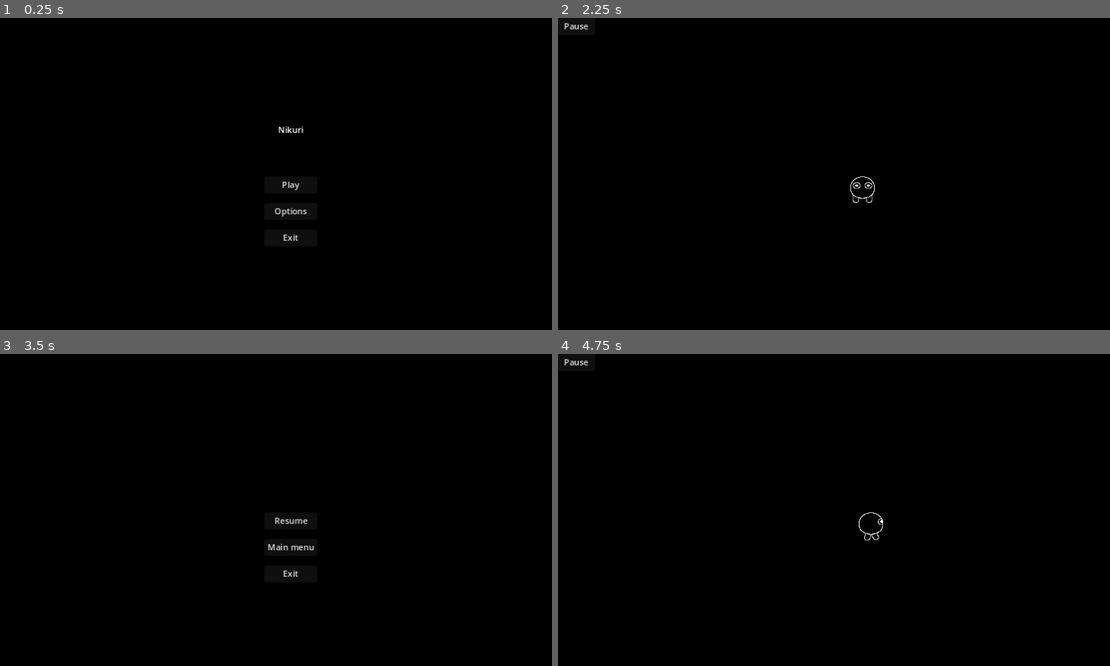
Above: before the commit, frames 1-4 (two rows, left to right).
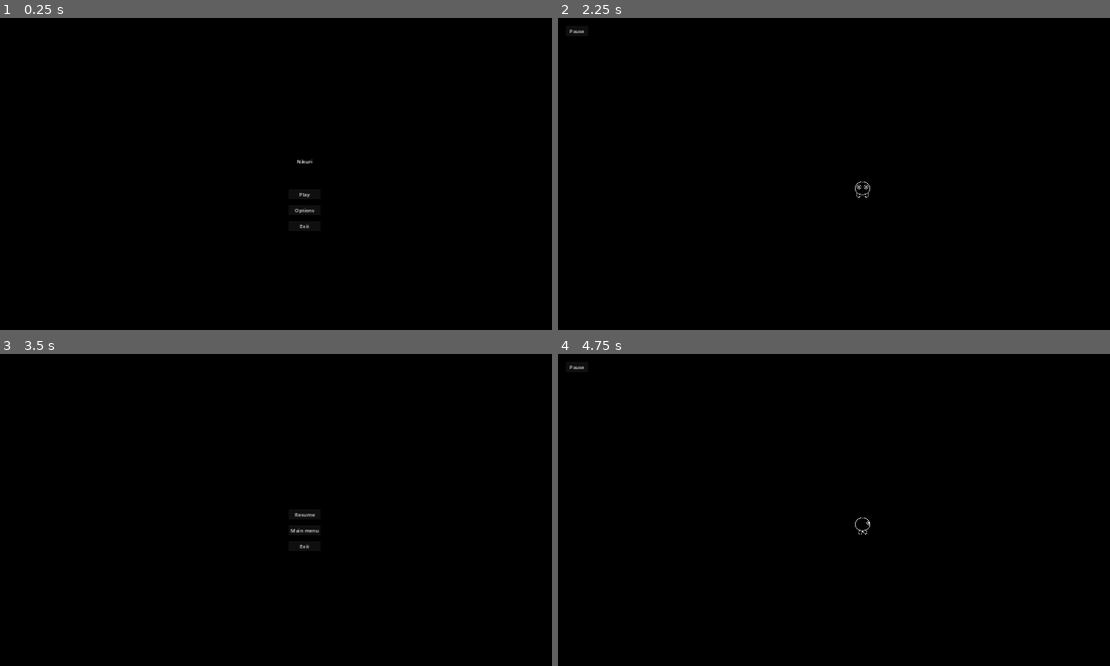
Above: after the commit, the same moments.

Repository: ondhan/nikuri
Game: Godot game, scene res://main_menu/main_menu.tscn
The game is run twice, just before and just after one commit, with the same random seed, the same clock (stepped at 60 frames per second) and the same inputs.
Inputs:
- Up to frame 1 (0.25 s): no input
- Up to frame 2 (2.25 s): click "Options" at 0.5 s; click "Back" at 1.25 s; click "Play" at 2 s
- Up to frame 3 (3.5 s): click "Pause" at 2.75 s
- Up to frame 4 (4.75 s): click "Resume" at 3.5 s; hold D (move_right) from 4.28 s (still down)

The runs differ from the first frame. In frame 1, 0.3% of the frame differs, in the area x 49-57%, y 34-72%; in frame 2, 0.2%; in frame 3, 0.3%, in the area x 48-58%, y 50-72%; in frame 4, 0.2%.

Commit message:
Update 10 - new resolution and window mode improvements
- resized resolution and all screens and menu elements aside from buttons and text
- improved the window selection button - the text now shows the chosen mode at all times

Diff:
--- a/game_screen/game_screen.gd
+++ b/game_screen/game_screen.gd
@@ -1,5 +1,6 @@
 extends Node2D
 
+var time = "day"
 
 # called when the node enters the scene tree for the first time
 func _ready() -> void:
@@ -23,3 +24,13 @@
 func _on_pause_button_pressed() -> void:
 	print("calling pause game on pause button")
 	get_node("Camera/CanvasLayer/PauseScreen")._pause_game()
+
+
+# changes day to night once timer stops
+func _on_timer_timeout() -> void:
+	if time == "day":
+		print("switching to night")
+		time = "night"
+	else:
+		print("switching to day")
+		time = "day"
--- a/game_screen/game_screen.tscn
+++ b/game_screen/game_screen.tscn
@@ -223,12 +223,34 @@
 radius = 24.0
 height = 50.0
 
+[sub_resource type="GDScript" id="GDScript_qqhcx"]
+script/source = "extends Camera2D
+
+
+var node_to_follow = null
+var smooth_amount = 0.1
+
+# Called when the node enters the scene tree for the first time.
+func _ready() -> void:
+	pass # Replace with function body.
+
+
+func set_follow_node(new_node):
+	node_to_follow = new_node
+
+
+# Called every frame. 'delta' is the elapsed time since the previous frame.
+func _process(delta: float) -> void:
+	if node_to_follow:
+		position = lerp(position, node_to_follow.position, smooth_amount)
+"
+
 [node name="GameScreen" type="Node2D"]
-position = Vector2(550, 300)
+position = Vector2(960, 540)
 script = ExtResource("1_10y4f")
 
 [node name="ColorRect" type="ColorRect" parent="."]
-custom_minimum_size = Vector2(1500, 1000)
+custom_minimum_size = Vector2(5760, 3240)
 anchors_preset = 15
 anchor_right = 1.0
 anchor_bottom = 1.0
@@ -242,22 +264,22 @@
 
 [node name="WorldBoundary" type="StaticBody2D" parent="."]
 
-[node name="CollisionShape2D" type="CollisionShape2D" parent="WorldBoundary"]
-position = Vector2(-727, -21)
+[node name="left" type="CollisionShape2D" parent="WorldBoundary"]
+position = Vector2(-2877, -1525)
 rotation = 1.5708
 shape = SubResource("WorldBoundaryShape2D_y70dm")
 
-[node name="CollisionShape2D4" type="CollisionShape2D" parent="WorldBoundary"]
-position = Vector2(-24, 467)
-shape = SubResource("WorldBoundaryShape2D_y70dm")
-
-[node name="CollisionShape2D2" type="CollisionShape2D" parent="WorldBoundary"]
-position = Vector2(22, -476)
+[node name="top" type="CollisionShape2D" parent="WorldBoundary"]
+position = Vector2(-2775, -1616)
 rotation = 3.14159
 shape = SubResource("WorldBoundaryShape2D_y70dm")
 
-[node name="CollisionShape2D3" type="CollisionShape2D" parent="WorldBoundary"]
-position = Vector2(725, -17)
+[node name="bottom" type="CollisionShape2D" parent="WorldBoundary"]
+position = Vector2(2785, 1617)
+shape = SubResource("WorldBoundaryShape2D_y70dm")
+
+[node name="right" type="CollisionShape2D" parent="WorldBoundary"]
+position = Vector2(2877, 1529)
 rotation = 4.71239
 shape = SubResource("WorldBoundaryShape2D_y70dm")
 
@@ -277,13 +299,19 @@
 remote_path = NodePath("../../Camera")
 
 [node name="Camera" type="Camera2D" parent="."]
-limit_left = -195
-limit_top = -190
-limit_right = 1290
-limit_bottom = 795
+limit_left = -1920
+limit_top = -1080
+limit_right = 3840
+limit_bottom = 2160
 editor_draw_limits = true
+script = SubResource("GDScript_qqhcx")
 
 [node name="CanvasLayer" type="CanvasLayer" parent="Camera"]
+
+[node name="Timer" type="Timer" parent="Camera/CanvasLayer"]
+process_callback = 0
+wait_time = 5.0
+autostart = true
 
 [node name="PauseButton" type="Button" parent="Camera/CanvasLayer"]
 anchors_preset = 8
@@ -291,10 +319,10 @@
 anchor_top = 0.5
 anchor_right = 0.5
 anchor_bottom = 0.5
-offset_left = -576.0
-offset_top = -324.0
-offset_right = -506.0
-offset_bottom = -293.0
+offset_left = -935.0
+offset_top = -515.0
+offset_right = -865.0
+offset_bottom = -484.0
 grow_horizontal = 2
 grow_vertical = 2
 text = "Pause"
@@ -302,11 +330,11 @@
 [node name="PauseScreen" type="Node2D" parent="Camera/CanvasLayer"]
 process_mode = 2
 visible = false
-position = Vector2(550, 300)
+position = Vector2(960, 540)
 script = ExtResource("2_boxpe")
 
 [node name="ColorRect" type="ColorRect" parent="Camera/CanvasLayer/PauseScreen"]
-custom_minimum_size = Vector2(1500, 1000)
+custom_minimum_size = Vector2(2500, 2000)
 anchors_preset = 15
 anchor_right = 1.0
 anchor_bottom = 1.0
@@ -319,6 +347,20 @@
 color = Color(0, 0, 0, 1)
 
 [node name="ResumeButton" type="Button" parent="Camera/CanvasLayer/PauseScreen"]
+anchors_preset = 8
+anchor_left = 0.5
+anchor_top = 0.5
+anchor_right = 0.5
+anchor_bottom = 0.5
+offset_left = -50.0
+offset_top = -50.0
+offset_right = 50.0
+offset_bottom = -19.0
+grow_horizontal = 2
+grow_vertical = 2
+text = "Resume"
+
+[node name="MainMenuButton" type="Button" parent="Camera/CanvasLayer/PauseScreen"]
 anchors_preset = 8
 anchor_left = 0.5
 anchor_top = 0.5
@@ -329,9 +371,9 @@
 offset_bottom = 31.0
 grow_horizontal = 2
 grow_vertical = 2
-text = "Resume"
-
-[node name="MainMenuButton" type="Button" parent="Camera/CanvasLayer/PauseScreen"]
+text = "Main menu"
+
+[node name="ExitButton" type="Button" parent="Camera/CanvasLayer/PauseScreen"]
 anchors_preset = 8
 anchor_left = 0.5
 anchor_top = 0.5
@@ -343,22 +385,21 @@
 offset_bottom = 81.0
 grow_horizontal = 2
 grow_vertical = 2
-text = "Main menu"
-
-[node name="ExitButton" type="Button" parent="Camera/CanvasLayer/PauseScreen"]
-anchors_preset = 8
-anchor_left = 0.5
-anchor_top = 0.5
-anchor_right = 0.5
-anchor_bottom = 0.5
-offset_left = -50.0
-offset_top = 100.0
-offset_right = 50.0
-offset_bottom = 131.0
-grow_horizontal = 2
-grow_vertical = 2
 text = "Exit"
 
+[node name="DayIcon" type="TextureRect" parent="Camera/CanvasLayer"]
+offset_left = 100.0
+offset_top = 25.0
+offset_right = 140.0
+offset_bottom = 65.0
+
+[node name="NightIcon" type="TextureRect" parent="Camera/CanvasLayer"]
+offset_left = 100.0
+offset_top = 25.0
+offset_right = 140.0
+offset_bottom = 65.0
+
+[connection signal="timeout" from="Camera/CanvasLayer/Timer" to="." method="_on_timer_timeout"]
 [connection signal="pressed" from="Camera/CanvasLayer/PauseButton" to="." method="_on_pause_button_pressed"]
 [connection signal="pressed" from="Camera/CanvasLayer/PauseScreen/ResumeButton" to="Camera/CanvasLayer/PauseScreen" method="_on_resume_button_pressed"]
 [connection signal="pressed" from="Camera/CanvasLayer/PauseScreen/MainMenuButton" to="Camera/CanvasLayer/PauseScreen" method="_on_main_menu_button_pressed"]
--- a/game_screen/player.gd
+++ b/game_screen/player.gd
@@ -44,8 +44,6 @@
 			$AnimatedSprite2D.animation = "idle_n"
 
 	position += velocity * delta
-	#position.x = clamp(position.x, 0, screen_size.x)
-	#position.y = clamp(position.y, 0, screen_size.y)
 
 	if velocity.x != 0 and velocity.y == 0:
 		if Input.is_action_pressed("move_right"):
--- a/main_menu/main_menu.tscn
+++ b/main_menu/main_menu.tscn
@@ -3,11 +3,11 @@
 [ext_resource type="Script" path="res://main_menu/main_menu.gd" id="1_wckvx"]
 
 [node name="MainMenu" type="Node2D"]
-position = Vector2(550, 300)
+position = Vector2(960, 540)
 script = ExtResource("1_wckvx")
 
 [node name="ColorRect" type="ColorRect" parent="."]
-custom_minimum_size = Vector2(1500, 1000)
+custom_minimum_size = Vector2(2500, 2000)
 anchors_preset = 15
 anchor_right = 1.0
 anchor_bottom = 1.0
--- a/options_menu/options_menu.gd
+++ b/options_menu/options_menu.gd
@@ -3,14 +3,20 @@
 
 # Called when the node enters the scene tree for the first time.
 func _ready() -> void:
-	# Window mode button
+	# window mode button setup
 	var menuButton1 = $WindowModeButton
 	var popup_window_mode=menuButton1.get_popup()
 	popup_window_mode.id_pressed.connect(_on_window_menu_button_pressed)
-	# Test button
+	# sets the initial text on the window mode button based on the starting mode
+	if DisplayServer.window_get_mode() == DisplayServer.WINDOW_MODE_FULLSCREEN:
+		get_node("WindowModeButton").text = "Fullscreen"
+	elif DisplayServer.window_get_mode() == DisplayServer.WINDOW_MODE_WINDOWED:
+		get_node("WindowModeButton").text = "Windowed"
+	# test button setup
 	var menuButton2 = $MenuButton
 	var popup_test=menuButton2.get_popup()
 	popup_test.id_pressed.connect(_on_test_menu_button_pressed)
+
 
 # Called every frame. 'delta' is the elapsed time since the previous frame.
 func _process(delta: float) -> void:
@@ -26,8 +32,12 @@
 	print(id)
 	match(id):
 		0:
+			print("switching to fullscreen")
+			get_node("WindowModeButton").text = "Fullscreen"
 			DisplayServer.window_set_mode(DisplayServer.WINDOW_MODE_FULLSCREEN)
 		1:
+			print("switching to windowed")
+			get_node("WindowModeButton").text = "Windowed"
 			DisplayServer.window_set_mode(DisplayServer.WINDOW_MODE_WINDOWED)
 
 
--- a/options_menu/options_menu.tscn
+++ b/options_menu/options_menu.tscn
@@ -3,11 +3,11 @@
 [ext_resource type="Script" path="res://options_menu/options_menu.gd" id="1_uhb8j"]
 
 [node name="OptionsMenu" type="Node2D"]
-position = Vector2(550, 300)
+position = Vector2(960, 540)
 script = ExtResource("1_uhb8j")
 
 [node name="ColorRect" type="ColorRect" parent="."]
-custom_minimum_size = Vector2(1500, 1000)
+custom_minimum_size = Vector2(2500, 2000)
 anchors_preset = 15
 anchor_right = 1.0
 anchor_bottom = 1.0
@@ -31,7 +31,7 @@
 offset_top = -250.0
 offset_right = 50.0
 offset_bottom = -219.0
-text = "Window mode"
+text = "THIS TEXT SHOULD NOT BE VISIBLE"
 item_count = 2
 popup/item_0/text = "Fullscreen"
 popup/item_1/text = "Windowed"
--- a/project.godot
+++ b/project.godot
@@ -17,6 +17,8 @@
 
 [display]
 
+window/size/viewport_width=1920
+window/size/viewport_height=1080
 window/stretch/mode="canvas_items"
 
 [input]
Not shown: 1 places in game_screen/game_screen.tscn that only renumber resources
